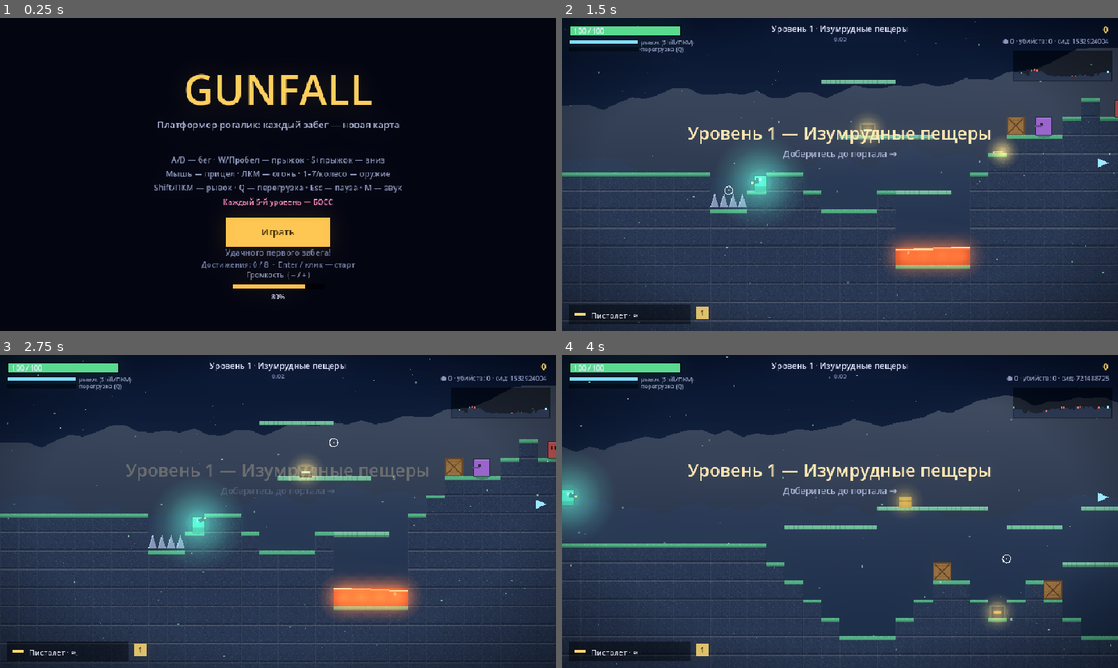
Above: before the commit, frames 1-4 (two rows, left to right).
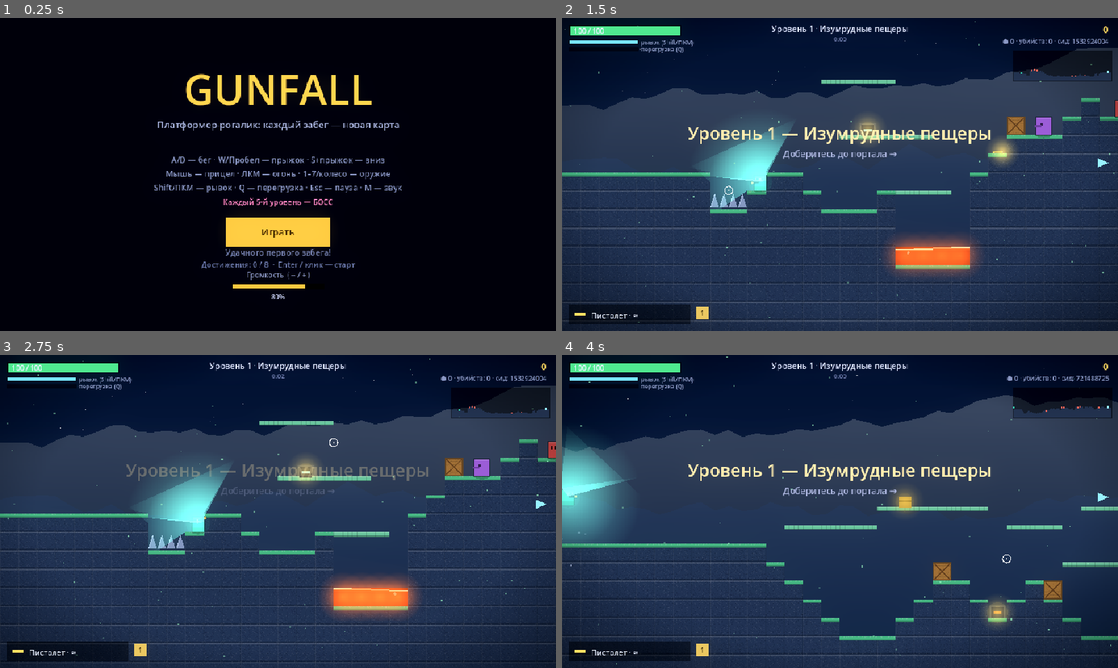
Above: after the commit, the same moments.

Repository: agent-carl/probable-enigma
Game: Godot game, scene res://Main.tscn
Same seed, same stepped clock (60 frames per second), same inputs: the game is played once before the commit and once after it.
Inputs (mouse positions are in pixels of both pictures, inside the frame that each line leads up to):
- Up to frame 1 (0.25 s): no input
- Up to frame 2 (1.5 s): tap Enter at 0.5 s; move the mouse to (962, 158) at 0.52 s; hold D 0.53-1.28 s; hold Shift 0.53-1.28 s; click (962, 158) at 0.67 s; tap Space at 0.77, 1.07 s; move the mouse to (728, 190) at 1.27 s; hold S from 1.28 s (still down); tap Q at 1.35 s
- Up to frame 3 (2.75 s): tap Space at 1.52, 1.82 s; move the mouse to (333, 442) at 2.02 s; release S at 2.03 s; hold D from 2.03 s (still down); tap 1 at 2.1 s
- Up to frame 4 (4 s): move the mouse to (812, 574) at 2.77 s; release D at 2.78 s; hold W 2.78-3.53 s; tap P at 2.85 s; click (812, 574) at 2.92 s; tap Space at 3.02, 3.32, 3.77 s; move the mouse to (1006, 558) at 3.52 s; hold A from 3.53 s (still down); tap M at 3.6 s

The runs differ from the first frame. In frame 2, 3.5% of the frame differs, in the area x 24-43%, y 33-65%; in frame 3, 3.6%, in the area x 24-43%, y 35-66%; in frame 4, 2.9%.

Commit message:
Add dynamic shadows (player light) + color grading
The player's light now casts real shadows: each frame it gathers the
silhouette edges of nearby solid tiles and crates, builds a visibility
polygon by ray-casting to their corners (capped at the light radius),
and renders the light as a textured triangle fan over that polygon —
soft radial falloff with crisp shadow edges, and light no longer
passes through walls. Rendered via canvas_item_add_triangle_array to
avoid polygon triangulation failures. Open areas fall back to the
plain light pool; other small lights stay glow-only for performance.

Also enable subtle cinematic color grading (contrast + saturation)
on the existing WorldEnvironment.

Tests: new section covering ray/segment intersection, occluder edge
extraction, light blocked by a wall, and full reach in the open.

Co-Authored-By: Claude Opus 4.8 <noreply@anthropic.com>
Claude-Session: https://claude.ai/code/session_01CUUtNpiNcdpS7KL7R6tZmp

Diff:
--- a/godot/Game.gd
+++ b/godot/Game.gd
@@ -2556,6 +2556,11 @@
 	env.set_glow_level(3, 1.0)
 	env.set_glow_level(4, 0.5)
 	env.set_glow_level(5, 0.0)
+	# лёгкая кинематографичная цветокоррекция (контраст + насыщенность)
+	env.adjustment_enabled = true
+	env.adjustment_brightness = 1.0
+	env.adjustment_contrast = 1.07
+	env.adjustment_saturation = 1.12
 	world_env = WorldEnvironment.new()
 	world_env.environment = env
 	add_child(world_env)
@@ -2595,6 +2600,101 @@
 	var d := radius * 2.0
 	draw_texture_rect(light_tex, Rect2(sp.x - radius, sp.y - radius, d, d), false,
 		Color(col.r * e, col.g * e, col.b * e, clampf(intensity, 0.0, 1.0)))
+
+func _ray_seg(o: Vector2, dir: Vector2, a: Vector2, b: Vector2) -> float:
+	# расстояние вдоль луча o+dir*t до пересечения с отрезком a-b (>0), иначе -1
+	var s := b - a
+	var denom := dir.x * s.y - dir.y * s.x
+	if absf(denom) < 0.00001:
+		return -1.0  # параллельны
+	var diff := a - o
+	var t := (diff.x * s.y - diff.y * s.x) / denom            # вдоль луча
+	var u := (diff.x * dir.y - diff.y * dir.x) / denom         # вдоль отрезка
+	if t > 0.0 and u >= 0.0 and u <= 1.0:
+		return t
+	return -1.0
+
+func _occluder_segments(c: Vector2, R: float) -> Array:
+	# силуэтные рёбра твёрдых тайлов/ящиков в радиусе R вокруг точки c
+	var segs := []
+	if level.is_empty():
+		return segs
+	var tx0 := int(floor((c.x - R) / TILE))
+	var tx1 := int(floor((c.x + R) / TILE))
+	var ty0 := int(floor((c.y - R) / TILE))
+	var ty1 := int(floor((c.y + R) / TILE))
+	for ty in range(ty0, ty1 + 1):
+		for tx in range(tx0, tx1 + 1):
+			if not is_blocking(tile_at(tx, ty)):
+				continue
+			var px := tx * TILE
+			var py := ty * TILE
+			# ребро добавляем только если соседний тайл с этой стороны — пустой
+			if not is_blocking(tile_at(tx - 1, ty)):
+				segs.append([Vector2(px, py), Vector2(px, py + TILE)])
+			if not is_blocking(tile_at(tx + 1, ty)):
+				segs.append([Vector2(px + TILE, py), Vector2(px + TILE, py + TILE)])
+			if not is_blocking(tile_at(tx, ty - 1)):
+				segs.append([Vector2(px, py), Vector2(px + TILE, py)])
+			if not is_blocking(tile_at(tx, ty + 1)):
+				segs.append([Vector2(px, py + TILE), Vector2(px + TILE, py + TILE)])
+	return segs
+
+func _visibility_polygon(L: Vector2, R: float, segs: Array) -> PackedVector2Array:
+	# полигон видимости: лучи к углам преград (+ опорная окружность), обрезка стенами
+	var angles := []
+	for i in range(24):
+		angles.append(i * TAU / 24.0)            # опорная окружность для открытых направлений
+	for s in segs:
+		for p in [s[0], s[1]]:
+			var base := atan2(p.y - L.y, p.x - L.x)
+			angles.append(base - 0.0003)
+			angles.append(base)
+			angles.append(base + 0.0003)
+	angles.sort()
+	var poly := PackedVector2Array()
+	for ang in angles:
+		var dir := Vector2(cos(ang), sin(ang))
+		var nearest := R
+		for s in segs:
+			var t := _ray_seg(L, dir, s[0], s[1])
+			if t > 0.0 and t < nearest:
+				nearest = t
+		poly.append(L + dir * nearest)
+	return poly
+
+func _light_shadowed(world_pos: Vector2, radius: float, col: Color, intensity: float, energy := 1.0) -> void:
+	# мягкое свет-пятно с динамическими тенями: рисуем полигон видимости,
+	# текстурированный «фонариком» (мягкое затухание + резкие края теней).
+	if light_tex == null or intensity <= 0.0:
+		return
+	var segs := _occluder_segments(world_pos, radius)
+	if segs.is_empty():
+		_light(world_pos, radius, col, intensity, energy)   # нет преград — обычное пятно
+		return
+	var poly := _visibility_polygon(world_pos, radius, segs)
+	var n := poly.size()
+	if n < 3:
+		return
+	var e := energy if bloom_on else 1.0
+	var lcolor := Color(col.r * e, col.g * e, col.b * e, clampf(intensity, 0.0, 1.0))
+	# веер треугольников от центра: явные индексы (без триангуляции — надёжно)
+	var pts := PackedVector2Array()
+	var uvs := PackedVector2Array()
+	var cols := PackedColorArray()
+	pts.append(world_pos - _cam_draw)                        # центр (индекс 0)
+	uvs.append(Vector2(0.5, 0.5))
+	cols.append(lcolor)
+	for p in poly:
+		pts.append(p - _cam_draw)
+		uvs.append((p - world_pos) / (radius * 2.0) + Vector2(0.5, 0.5))
+		cols.append(lcolor)
+	var idx := PackedInt32Array()
+	for i in range(n):
+		idx.append(0)
+		idx.append(1 + i)
+		idx.append(1 + (i + 1) % n)
+	RenderingServer.canvas_item_add_triangle_array(get_canvas_item(), idx, pts, cols, uvs, PackedInt32Array(), PackedFloat32Array(), light_tex.get_rid())
 
 func _draw_lighting(_c: Vector2) -> void:
 	# Динамический свет: лёгкое атмосферное затемнение мира + светящиеся пятна
@@ -2622,8 +2722,8 @@
 		var pdash := 0.0
 		if P.get("dash_t", 0) > 0:
 			pdash = 0.35
-		_light(Vector2(P.x + P.w / 2.0, P.y + P.h / 2.0), 84.0 + pdash * 60.0,
-			Color(0.36, 0.95, 0.82), 0.4 + pdash, 1.6 + pdash)
+		_light_shadowed(Vector2(P.x + P.w / 2.0, P.y + P.h / 2.0), 128.0 + pdash * 60.0,
+			Color(0.46, 0.92, 0.86), 0.52 + pdash, 1.6 + pdash)
 	# взрывы — крупная оранжевая вспышка, затухающая по жизни кольца
 	for s in shockwaves:
 		var sa := clampf(s.life / 16.0, 0.0, 1.0)
--- a/godot/Test.gd
+++ b/godot/Test.gd
@@ -911,6 +911,38 @@
 	var Lb: Dictionary = game.generate_level(987654, 4)
 	_ok(La.lava_cells.size() == Lb.lava_cells.size(), "lava generation is deterministic")
 
+	# ---------- 31. Динамические тени (геометрия света) ----------
+	var ro := Vector2(0, 0)
+	_ok(absf(game._ray_seg(ro, Vector2(1, 0), Vector2(10, -5), Vector2(10, 5)) - 10.0) < 0.001, "ray hits perpendicular segment at correct distance")
+	_ok(game._ray_seg(ro, Vector2(1, 0), Vector2(-10, -5), Vector2(-10, 5)) < 0.0, "ray misses segment behind origin")
+	_ok(game._ray_seg(ro, Vector2(0, 1), Vector2(10, -5), Vector2(10, 5)) < 0.0, "ray away from segment misses")
+	# мини-уровень: сплошная стена в столбце справа от света
+	var Wt := 20
+	var Ht := 10
+	var g2 := PackedByteArray()
+	g2.resize(Wt * Ht)
+	for yy in range(Ht):
+		g2[yy * Wt + 5] = 1   # T_SOLID
+	game.level = { "W": Wt, "H": Ht, "grid": g2 }
+	var Lp := Vector2(2 * 32 + 16, 5 * 32 + 16)   # свет слева от стены
+	var segs2: Array = game._occluder_segments(Lp, 220.0)
+	_ok(segs2.size() > 0, "occluder segments found near wall (%d)" % segs2.size())
+	var vpoly: PackedVector2Array = game._visibility_polygon(Lp, 400.0, segs2)
+	_ok(vpoly.size() >= 3, "visibility polygon built (%d pts)" % vpoly.size())
+	var wall_x := 5 * 32.0
+	var maxx := -1.0e9
+	for p in vpoly:
+		if absf(p.y - Lp.y) < 8.0:
+			maxx = maxf(maxx, p.x)
+	_ok(maxx <= wall_x + 1.0, "light blocked by wall on +x (reach=%.1f wall=%.1f)" % [maxx, wall_x])
+	# без преград свет достаёт до радиуса
+	var vopen: PackedVector2Array = game._visibility_polygon(Vector2(0, 0), 100.0, [])
+	var far_reach := 0.0
+	for p in vopen:
+		far_reach = maxf(far_reach, p.length())
+	_ok(absf(far_reach - 100.0) < 0.5, "open light reaches full radius")
+	game.level = {}   # сброс, чтобы пост-тестовая отрисовка не падала
+
 	if failures == 0:
 		print("\nALL TESTS PASSED")
 	else:
Not shown, changed: README.md
Not shown, changed: godot/README.md
